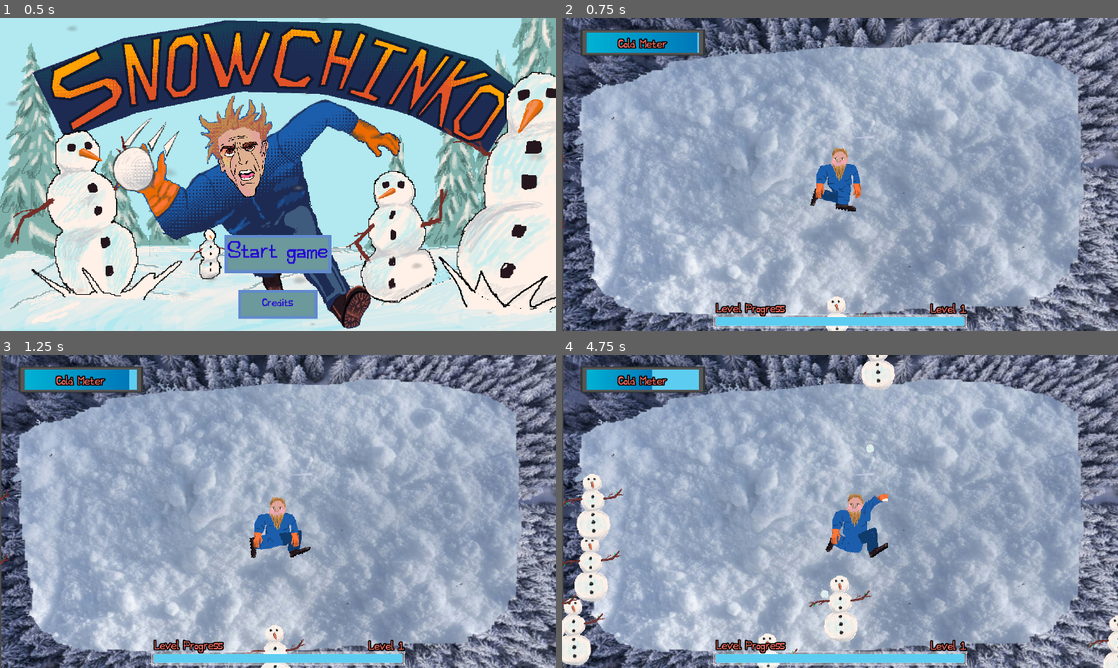
Above: before the commit, frames 1-4 (two rows, left to right).
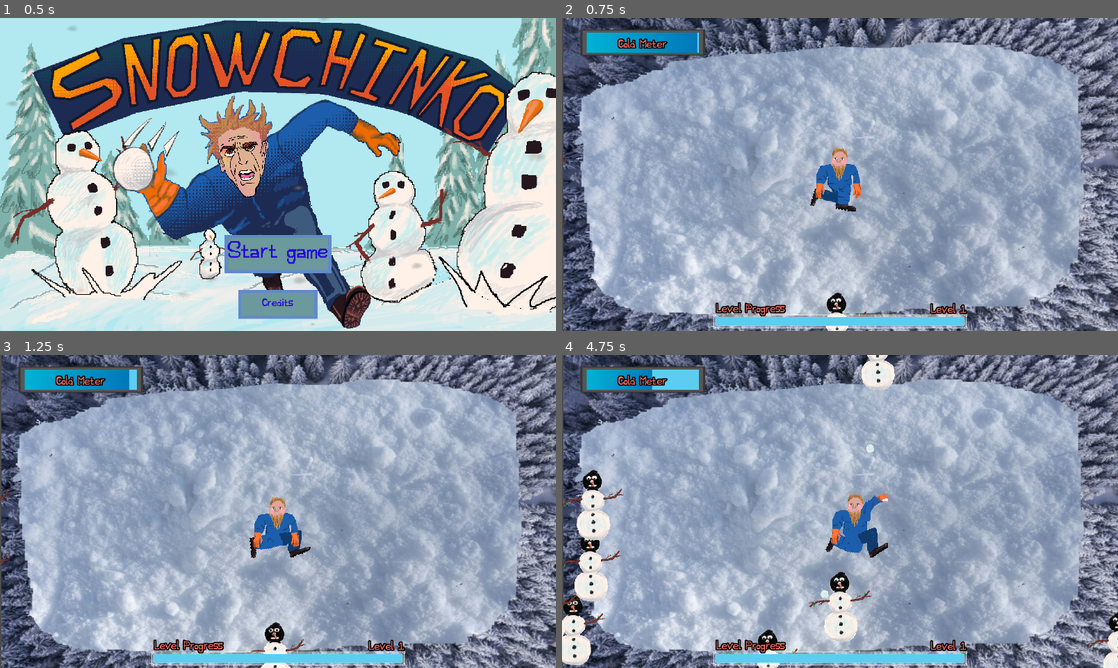
Above: after the commit, the same moments.

Repository: Parker-Vetter/snow-man-brawl
Game: Godot game, scene res://SceneManager/SceneManager.tscn
Same seed, same stepped clock (60 frames per second), same inputs: the game is played once before the commit and once after it.
Inputs (mouse positions are in pixels of both pictures, inside the frame that each line leads up to):
- Up to frame 1 (0.5 s): no input
- Up to frame 2 (0.75 s): click "Start game" at 0.5 s
- Up to frame 3 (1.25 s): no input
- Up to frame 4 (4.75 s): move the mouse to (962, 495) at 1.27 s; hold Space (Shoot) 1.28-2.03 s; click (962, 495) at 1.42 s; move the mouse to (728, 527) at 2.02 s; tap Space (Shoot) at 2.1, 3.6 s; click (728, 527) at 2.17 s; move the mouse to (895, 442) at 2.77 s; hold Space (Shoot) 2.78-3.53 s; click (895, 442) at 2.92 s; move the mouse to (812, 574) at 3.52 s; click (812, 574) at 3.67 s; move the mouse to (1006, 558) at 4.27 s; hold Space (Shoot) from 4.28 s (still down); click (1006, 558) at 4.42 s

Frame 1 is identical in both runs. In frame 2, 0.2% of the frame differs, in the area x 47-52%, y 87-95%; in frame 3, 0.2%; in frame 4, 0.7%, in the area x 0-100%, y 36-95%.

Commit message:
added upgrade sprites to project and added ski-mask to snowman

Diff:
--- a/MainGame/Scenes/snowman.tscn
+++ b/MainGame/Scenes/snowman.tscn
@@ -7,6 +7,7 @@
 [ext_resource type="Resource" uid="uid://bkig0oboemrtr" path="res://Resources/charcoal.tres" id="4_v856i"]
 [ext_resource type="Resource" uid="uid://dbqk4k3mtkryu" path="res://Resources/stick.tres" id="5_ed2yh"]
 [ext_resource type="Resource" uid="uid://dmgmjn3ut414j" path="res://Resources/carrot.tres" id="6_6bnow"]
+[ext_resource type="Texture2D" uid="uid://dvthya88r48s" path="res://zacks sprites/masks/snowman_skimask.png" id="8_jperj"]
 
 [sub_resource type="Resource" id="Resource_km6eq"]
 script = ExtResource("2_evv83")
@@ -30,6 +31,70 @@
 data = ExtResource("6_6bnow")
 chance = 0.1
 metadata/_custom_type_script = "uid://bmmmaippun6sc"
+
+[sub_resource type="AtlasTexture" id="AtlasTexture_v856i"]
+atlas = ExtResource("8_jperj")
+region = Rect2(0, 0, 225, 250)
+
+[sub_resource type="AtlasTexture" id="AtlasTexture_ed2yh"]
+atlas = ExtResource("8_jperj")
+region = Rect2(225, 0, 225, 250)
+
+[sub_resource type="AtlasTexture" id="AtlasTexture_6bnow"]
+atlas = ExtResource("8_jperj")
+region = Rect2(450, 0, 225, 250)
+
+[sub_resource type="AtlasTexture" id="AtlasTexture_km6eq"]
+atlas = ExtResource("8_jperj")
+region = Rect2(675, 0, 225, 250)
+
+[sub_resource type="AtlasTexture" id="AtlasTexture_wjyxn"]
+atlas = ExtResource("8_jperj")
+region = Rect2(900, 0, 225, 250)
+
+[sub_resource type="AtlasTexture" id="AtlasTexture_ny0q6"]
+atlas = ExtResource("8_jperj")
+region = Rect2(1125, 0, 225, 250)
+
+[sub_resource type="AtlasTexture" id="AtlasTexture_gd6m7"]
+atlas = ExtResource("8_jperj")
+region = Rect2(1350, 0, 225, 250)
+
+[sub_resource type="AtlasTexture" id="AtlasTexture_lcylk"]
+atlas = ExtResource("8_jperj")
+region = Rect2(1575, 0, 225, 250)
+
+[sub_resource type="SpriteFrames" id="SpriteFrames_kdqmn"]
+animations = [{
+"frames": [{
+"duration": 1.0,
+"texture": SubResource("AtlasTexture_v856i")
+}, {
+"duration": 1.0,
+"texture": SubResource("AtlasTexture_ed2yh")
+}, {
+"duration": 1.0,
+"texture": SubResource("AtlasTexture_6bnow")
+}, {
+"duration": 1.0,
+"texture": SubResource("AtlasTexture_km6eq")
+}, {
+"duration": 1.0,
+"texture": SubResource("AtlasTexture_wjyxn")
+}, {
+"duration": 1.0,
+"texture": SubResource("AtlasTexture_ny0q6")
+}, {
+"duration": 1.0,
+"texture": SubResource("AtlasTexture_gd6m7")
+}, {
+"duration": 1.0,
+"texture": SubResource("AtlasTexture_lcylk")
+}],
+"loop": true,
+"name": &"default",
+"speed": 5.0
+}]
 
 [node name="Snowman" type="CharacterBody2D" unique_id=15038228 groups=["enemies"]]
 collision_layer = 2
@@ -55,3 +120,7 @@
 [node name="CollisionPolygon2D" type="CollisionPolygon2D" parent="HitBox" unique_id=398578801]
 position = Vector2(0, -107)
 polygon = PackedVector2Array(15, 8, 46, 20, 51, 85, 33, 108, -32, 107, -53, 81, -54, 30, -25, 8, -41, -22, -35, -48, -24, -63, -35, -92, -23, -107, 19, -108, 28, -90, 20, -68, 13, -61, 36, -44, 37, -12)
+
+[node name="AnimatedSprite2D2" type="AnimatedSprite2D" parent="." unique_id=1851706585]
+position = Vector2(0, -107)
+sprite_frames = SubResource("SpriteFrames_kdqmn")
--- a/MainMenu/MainMenu.tscn
+++ b/MainMenu/MainMenu.tscn
@@ -9,7 +9,7 @@
 [ext_resource type="AudioStream" uid="uid://bqfop05ebo5rl" path="res://MainMenu/Plinko (early draft).wav" id="4_lbqne"]
 [ext_resource type="Theme" uid="uid://cgldd5i3pdinj" path="res://MainGame/Resources/snowtheme.tres" id="5_3p42x"]
 [ext_resource type="Texture2D" uid="uid://c56y5vxw6vo16" path="res://zacks sprites/title_text.png" id="5_npjie"]
-[ext_resource type="Texture2D" uid="uid://difrmva7ayk5q" path="res://zacks sprites/title_snowman.png" id="6_7t2hb"]
+[ext_resource type="Texture2D" uid="uid://difrmva7ayk5q" path="res://zacks sprites/title_snowmen.png" id="6_7t2hb"]
 [ext_resource type="Texture2D" uid="uid://bfjigoc7jc3gj" path="res://zacks sprites/title_guy.png" id="7_gej64"]
 
 [sub_resource type="Animation" id="Animation_nxm3p"]
Binary file added: zacks sprites/masks/snowman_skimask.png
Not shown, added: zacks sprites/masks/snowman_skimask.png.import
Renamed: zacks sprites/title_snowman.png -> zacks sprites/title_snowmen.png
Not shown, added: zacks sprites/title_snowmen.png.import
Binary file added: zacks sprites/upgrades/backpack.png
Not shown, added: zacks sprites/upgrades/backpack.png.import
Binary file added: zacks sprites/upgrades/player_move_spd.png
Not shown, added: zacks sprites/upgrades/player_move_spd.png.import
Binary file added: zacks sprites/upgrades/snowball_dmg.png
Not shown, added: zacks sprites/upgrades/snowball_dmg.png.import
Binary file added: zacks sprites/upgrades/snowball_spd.png
Not shown, changed: zacks sprites/upgrades/snowball_spd.png.import
(and 4 more such lines)
